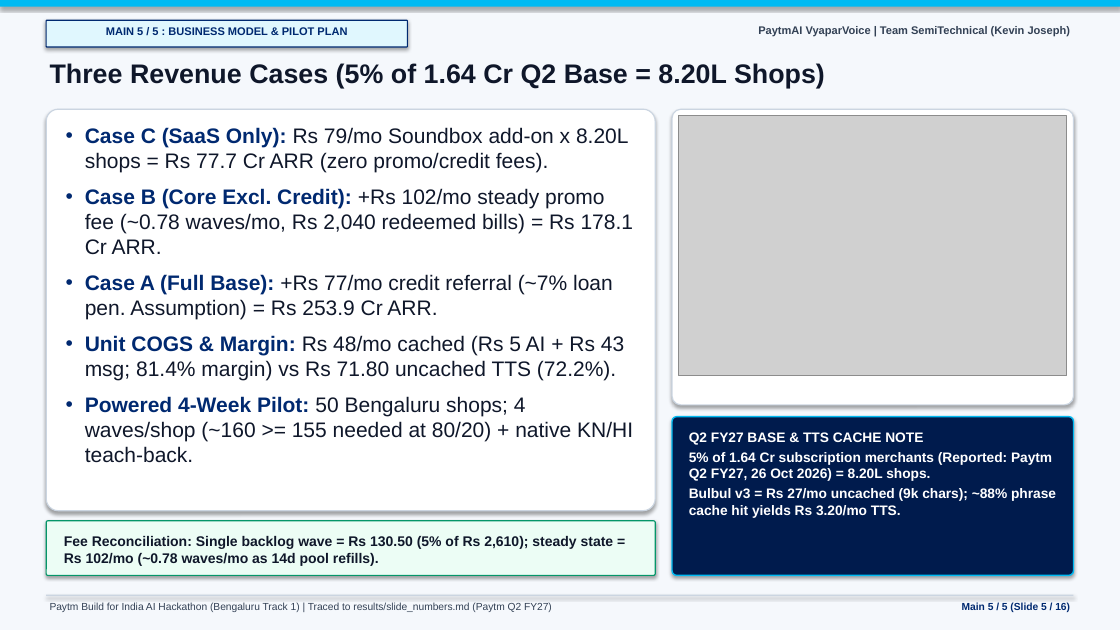
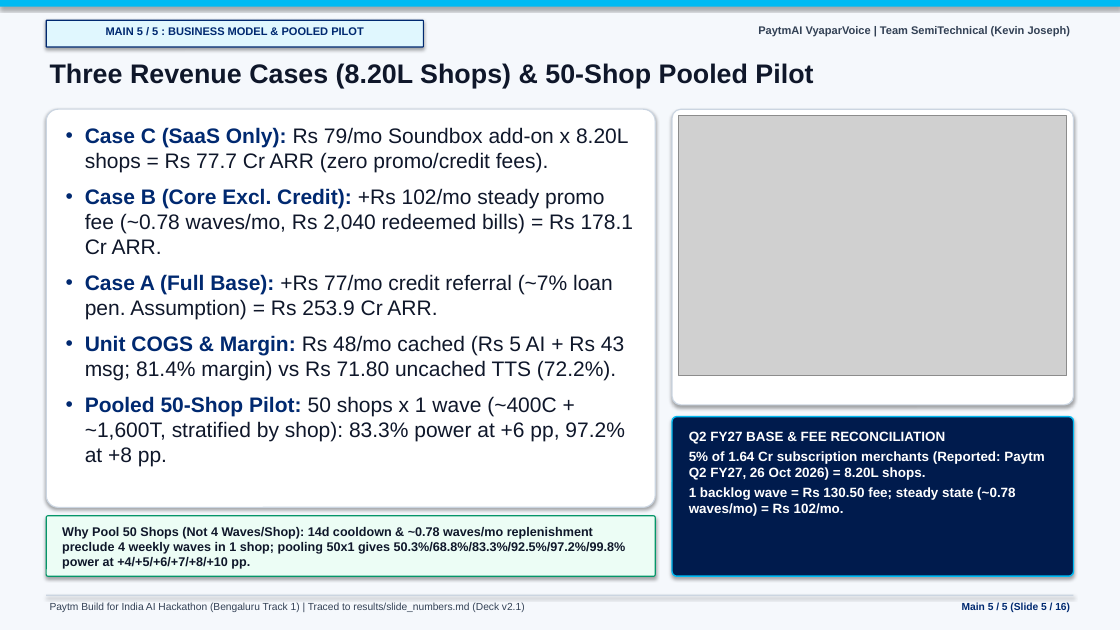
Before and after one commit to somebeing2/paytmai-vyaparvoice, a slide deck: slide 5 of deck/v2/PaytmAI_VyaparVoice_v2.pptx. Drawn at 1120x630 pixels with LibreOffice and Linux fonts; fonts in the diff are those of the drawing; grey boxes stand for pictures. Boxes give left, top, right and bottom in pixels: in the first picture for what was removed or moved away, otherwise in the second. Text is boxed around its words. In the diff, an @@ line names an element or a change of style, - is before the commit and + after.

Commit message:
docs(deck-v2.1): pooled 50-shop pilot power, A9 profit CI rule, EN author-checked status, plain capability tiles, Q4 cap-refusal Q&A, and P1 Stage 2 plan [skip render]

```diff
--- a/deck/v2/PaytmAI_VyaparVoice_v2.pptx
+++ b/deck/v2/PaytmAI_VyaparVoice_v2.pptx
@@ rounded rectangle: place and size @@
-rounded rectangle at [46,20,408,47]
+rounded rectangle at [46,20,423,47]
@@ text at [106,26,364,37]: text changed @@
-MAIN 5 / 5 : BUSINESS MODEL & PILOT PLAN
+MAIN 5 / 5 : BUSINESS MODEL & POOLED PILOT
@@ text at [50,63,813,89]: text changed @@
-Three Revenue Cases (5% of 1.64 Cr Q2 Base = 8.20L Shops)
+Three Revenue Cases (8.20L Shops) & 50-Shop Pooled Pilot
@@ rounded rectangle: place and size @@
-rounded rectangle at [46,109,655,511]
+rounded rectangle at [46,109,655,507]
@@ text at [85,396,625,467]: text changed @@
-• Powered 4-Week Pilot: 50 Bengaluru shops; 4 waves/shop (~160 >= 155 needed at 80/20) + native KN/HI teach-back.
+• Pooled 50-Shop Pilot: 50 shops x 1 wave (~400C + ~1,600T, stratified by shop): 83.3% power at +6 pp, 97.2% at +8 pp.
@@ text at [689,431,946,444]: text changed; size 11.8 to 11.5 pt @@
-Q2 FY27 BASE & TTS CACHE NOTE
+Q2 FY27 BASE & FEE RECONCILIATION
@@ text at [689,451,1044,480]: size 11.8 to 11.5 pt in "5% of 1.64 Cr subscription merchants (Reported: ..." @@
@@ text at [689,487,1015,516]: text changed; size 11.8 to 11.5 pt @@
-Bulbul v3 = Rs 27/mo uncached (9k chars); ~88% phrase cache hit yields Rs 3.20/mo TTS.
+1 backlog wave = Rs 130.50 fee; steady state (~0.78 waves/mo) = Rs 102/mo.
@@ rounded rectangle: place and size @@
-rounded rectangle at [46,521,655,576]
+rounded rectangle at [46,516,655,576]
@@ text at [62,527,626,569]: text changed; size 12 to 10.8 pt @@
-Fee Reconciliation: Single backlog wave = Rs 130.50 (5% of Rs 2,610); steady state = Rs 102/mo (~0.78 waves/mo as 14d pool refills).
+Why Pool 50 Shops (Not 4 Waves/Shop): 14d cooldown & ~0.78 waves/mo replenishment preclude 4 weekly waves in 1 shop; pooling 50x1 gives 50.3%/68.8%/83.3%/92.5%/97.2%/99.8% power at +4/+5/+6/+7/+8/+10 pp.
@@ text at [50,603,525,612]: text changed @@
-Paytm Build for India AI Hackathon (Bengaluru Track 1) | Traced to results/slide_numbers.md (Paytm Q2 FY27)
+Paytm Build for India AI Hackathon (Bengaluru Track 1) | Traced to results/slide_numbers.md (Deck v2.1)
```
Also in this commit, not shown: 15 other slides changed, 9 other files.
